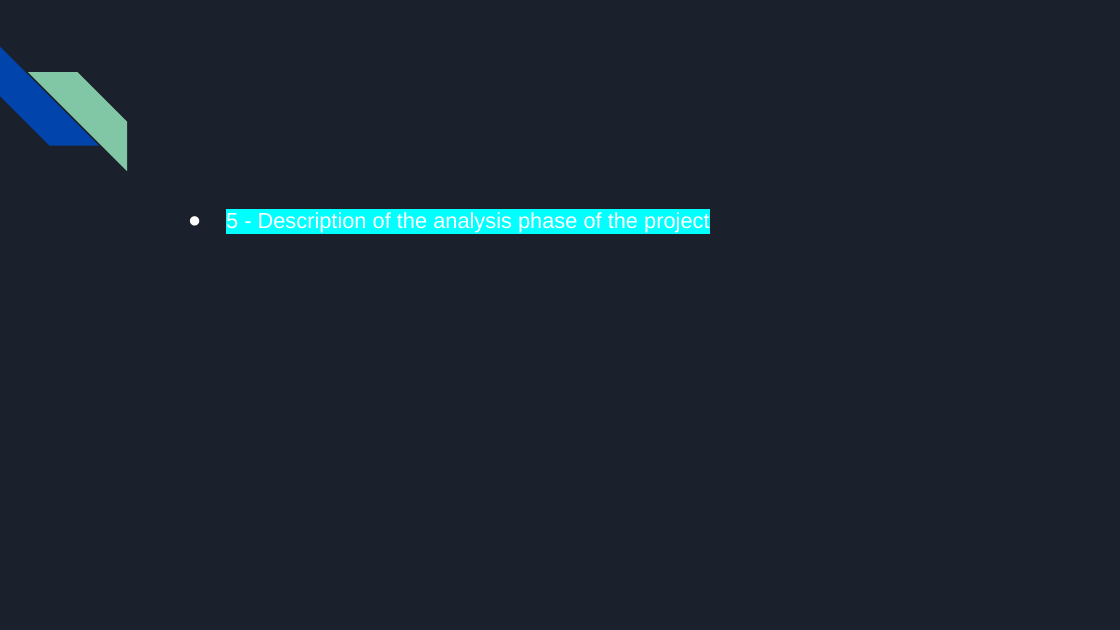
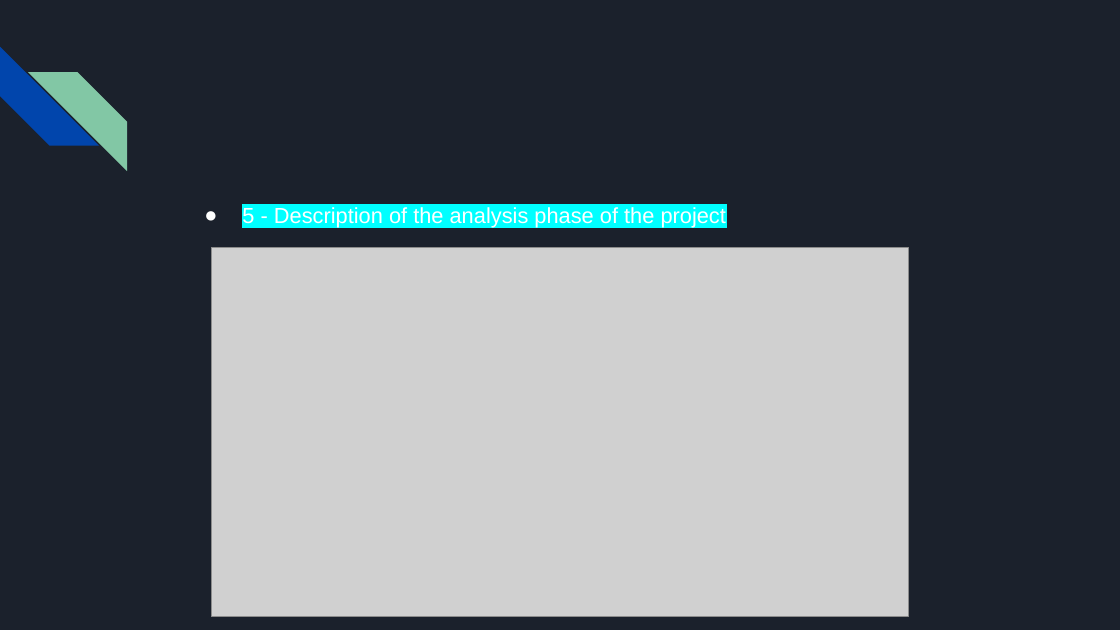
Before and after one commit to Ayesha-da/pneumonia_detection_analysis, a slide deck: slide 10 of Pneumonia Analysis Presentation.pptx (slide 8 before the commit). Drawn at 1120x630 pixels with LibreOffice and Linux fonts; fonts in the diff are those of the drawing; grey boxes stand for pictures. Boxes give left, top, right and bottom in pixels: in the first picture for what was removed or moved away, otherwise in the second. Text is boxed around its words. In the diff, an @@ line names an element or a change of style, - is before the commit and + after.

```diff
--- a/Pneumonia Analysis Presentation.pptx
+++ b/Pneumonia Analysis Presentation.pptx
@@ text "5 - Description of the ...": place and size @@
-text "5 - Description of the ..." at <box>226,212,709,233</box>
+text "5 - Description of the ..." at <box>242,207,726,228</box>
@@ picture added at <box>212,248,908,617</box> @@
```
Also in this commit, not shown: 6 other slides changed, 5 slides added, 3 slides removed.
